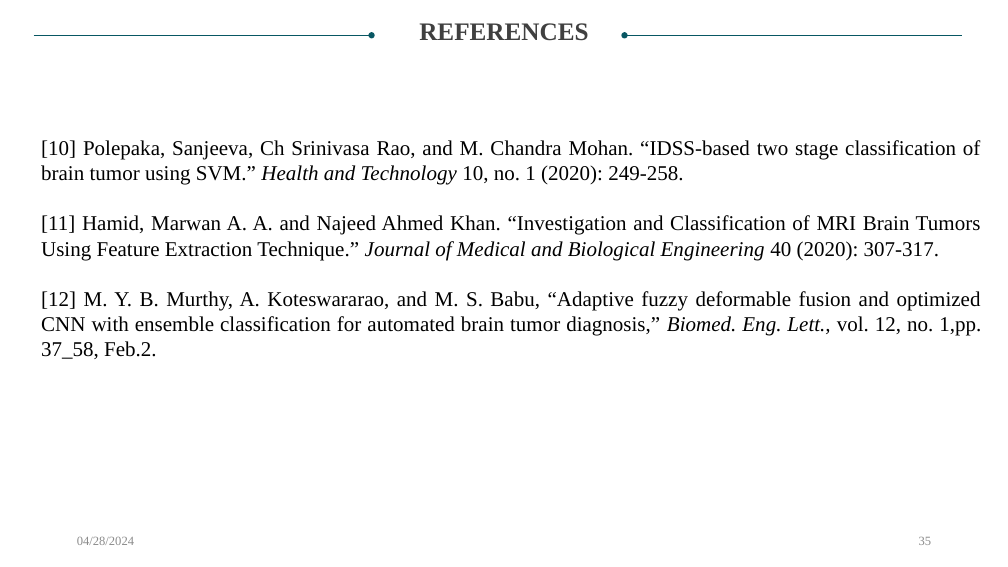
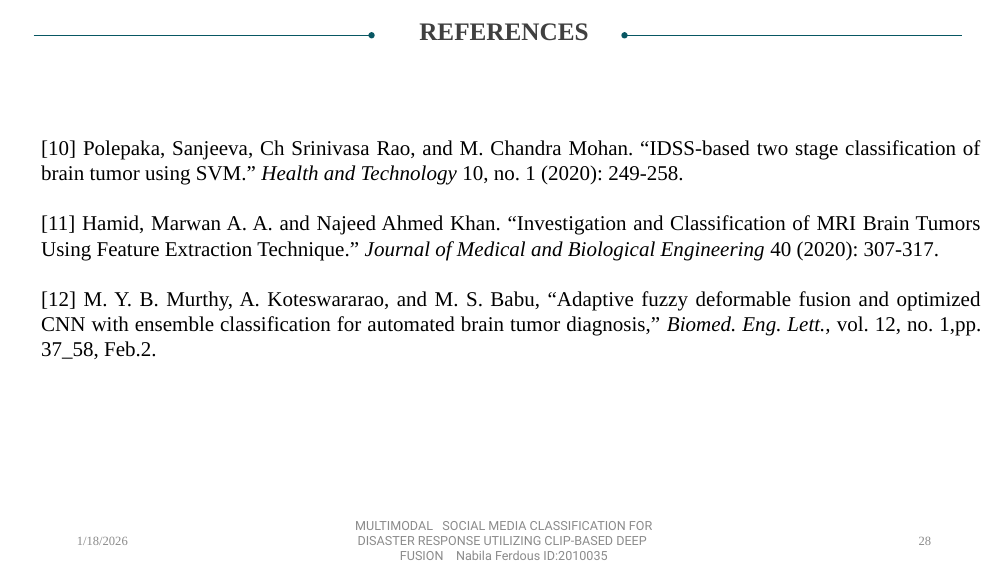
Before and after one commit to NabilaFerdousPrapty/LifeLine, a slide deck: slide 28 of proposal/2010035.pptx (slide 35 before the commit). Drawn at 1008x567 pixels with LibreOffice and Linux fonts; fonts in the diff are those of the drawing. Boxes give left, top, right and bottom in pixels: in the first picture for what was removed or moved away, otherwise in the second. Text is boxed around its words. In the diff, an @@ line names an element or a change of style, - is before the commit and + after.

```diff
--- a/proposal/2010035.pptx
+++ b/proposal/2010035.pptx
@@ text at (77, 537, 128, 545): text changed @@
-04/28/2024
+1/18/2026
@@ text added at (355, 521, 652, 560), 12 pt, text #8C8C8C @@
+MULTIMODAL SOCIAL MEDIA CLASSIFICATION FOR DISASTER RESPONSE UTILIZING CLIP-BASED DEEP FUSION Nabila Ferdous ID:2010035
@@ page number at (919, 537, 932, 545): text changed @@
-35
+28
```
Also in this commit, not shown: 22 other slides changed, 6 slides added, 13 slides removed.
